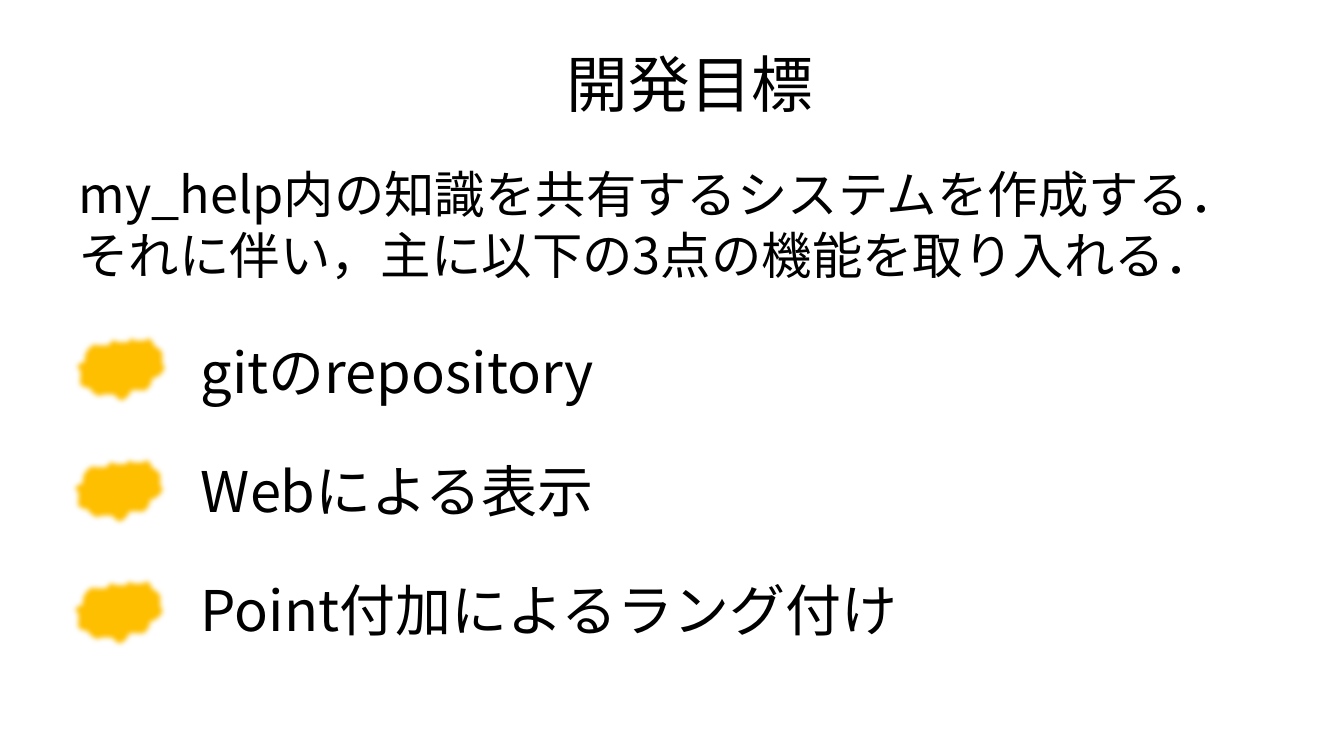
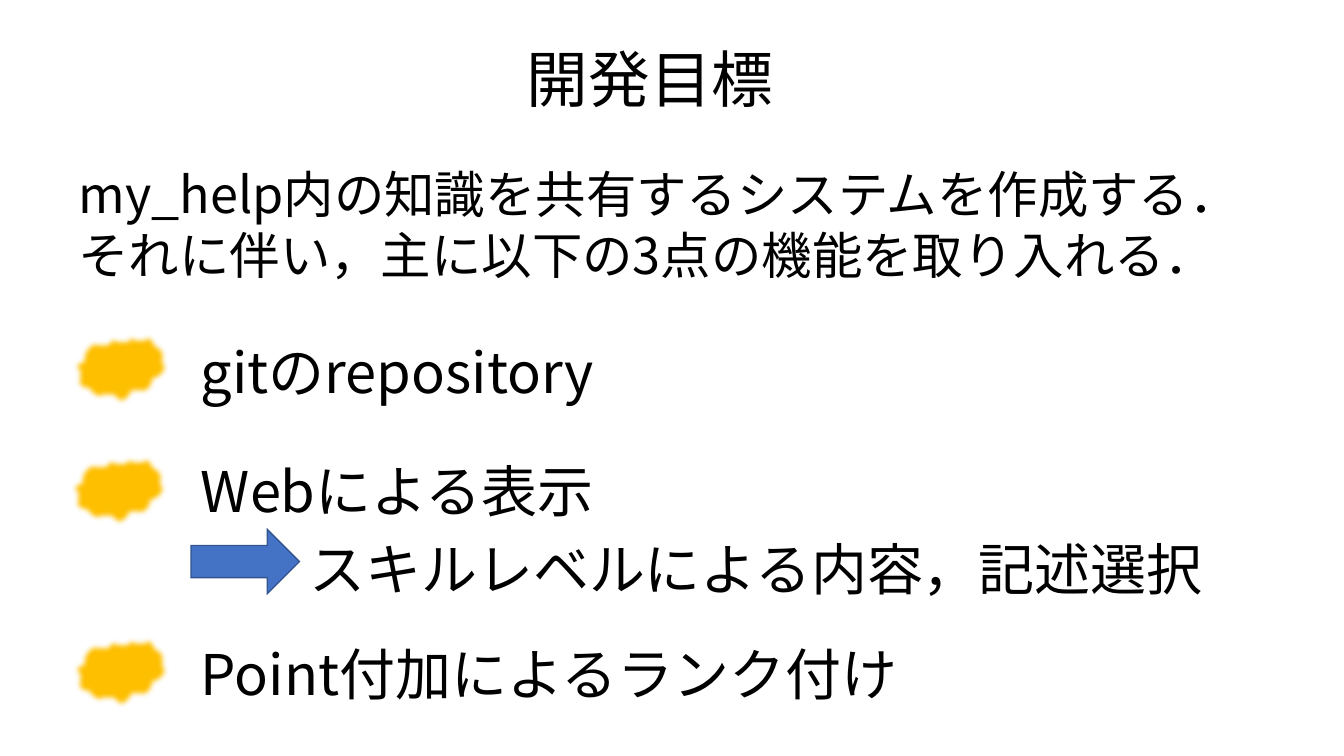
Before and after one commit to daddygongon/my_help, a slide deck: slide 10 of docs/tomoko/mid_presen.pptx (slide 8 before the commit). Drawn at 1344x756 pixels with LibreOffice and Linux fonts; fonts in the diff are those of the drawing. Boxes give left, top, right and bottom in pixels: in the first picture for what was removed or moved away, otherwise in the second. Text is boxed around its words. In the diff, an @@ line names an element or a change of style, - is before the commit and + after.

```diff
--- a/docs/tomoko/mid_presen.pptx
+++ b/docs/tomoko/mid_presen.pptx
@@ text "開発目標": place and size @@
-text "開発目標" at (567, 55, 813, 112)
+text "開発目標" at (527, 50, 773, 107)
@@ right arrow added at (192, 529, 300, 594), fill #4472C4, outline #325491 1 pt @@
@@ text added at (309, 543, 1202, 596), 40 pt, text #000000 @@
+スキルレベルによる内容，記述選択
@@ cloud: place and size @@
-cloud at (69, 575, 168, 649)
+cloud at (71, 634, 170, 709)
@@ text at (201, 648, 897, 700): text changed @@
-Point付加によるラング付け
+Point付加によるランク付け
```
Also in this commit, not shown: 5 other slides changed, 2 slides added, 1 other file.
